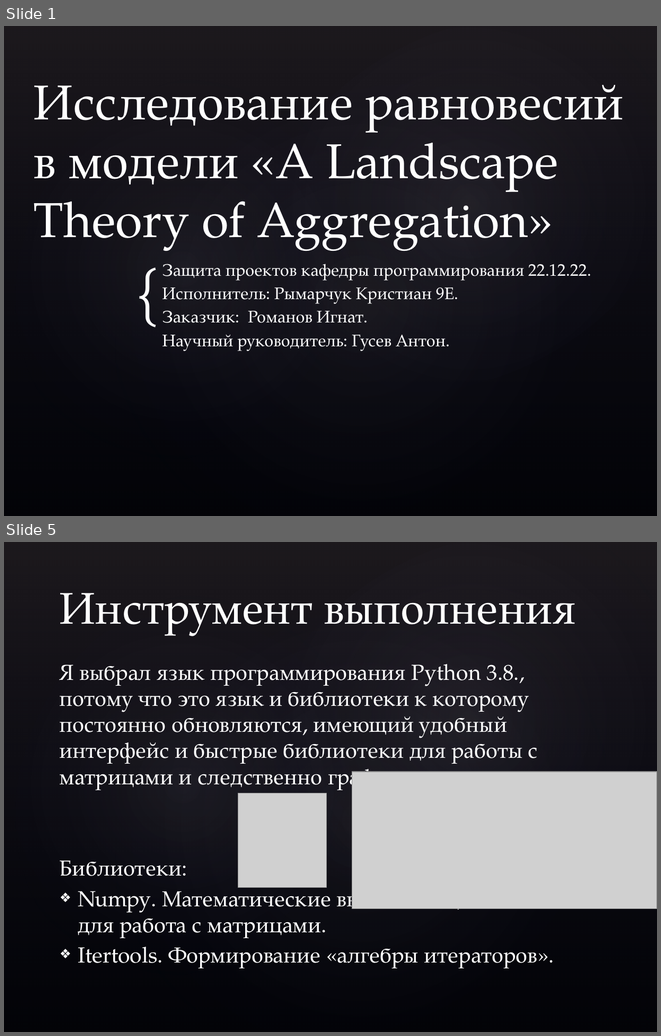
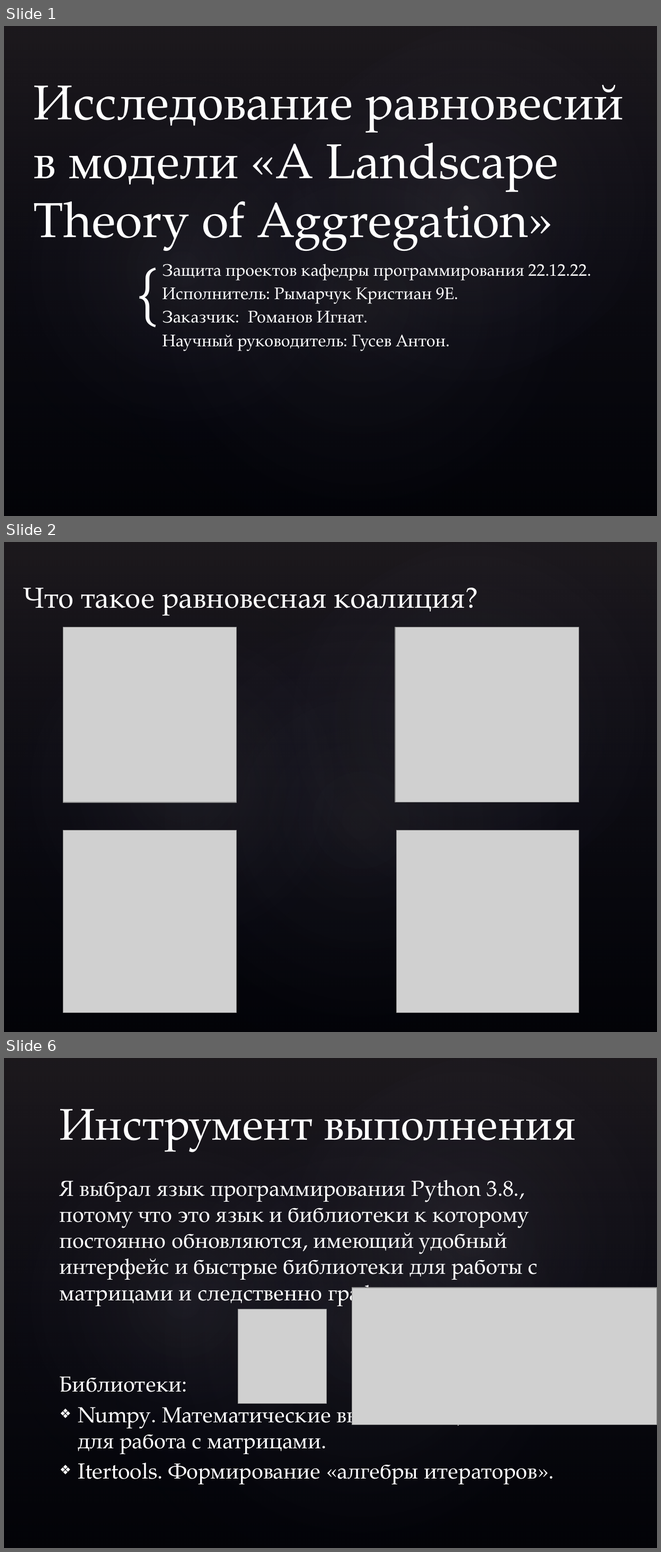
Before and after one commit to ChrisA23C/A-Landscape-Theory-of-Aggregation, a slide deck: Исследование равновесий в модели A Landscape Theory of Aggregation.pptx. Shown one above the other, each under a label of ours: slides 1 and 5 before the commit, slides 1, 2 and 6 after it; the slides between them are not shown. The pictures are 661x1036 and 661x1552 pixels, drawn with LibreOffice and Linux fonts; fonts in the diff are those of the drawing; grey boxes stand for pictures; background and template pictures are left out. Boxes give left, top, right and bottom in pixels: in the first picture for what was removed or moved away, otherwise in the second. Text is boxed around its words. In the diff, an @@ line names an element or a change of style, - is before the commit and + after.

```diff
--- a/Исследование равновесий в модели A Landscape Theory of Aggregation.pptx
+++ b/Исследование равновесий в модели A Landscape Theory of Aggregation.pptx
@@ slide 2 added at bbox=[4, 542, 657, 1032], background picture (left out); not listed: 4 template elements that a slide beside it also shows @@
@@ title added at bbox=[24, 588, 465, 615], 32 pt, text #FFFFFF @@
+Что такое равновесная коалиция?
@@ picture added at bbox=[63, 627, 237, 802] @@
@@ picture added at bbox=[395, 627, 579, 802] @@
@@ picture added at bbox=[63, 830, 237, 1012] @@
@@ picture added at bbox=[396, 830, 579, 1012] @@
@@ what was slide 5 is now slide 6 @@
```
Also in this commit, not shown: 8 slides changed.
